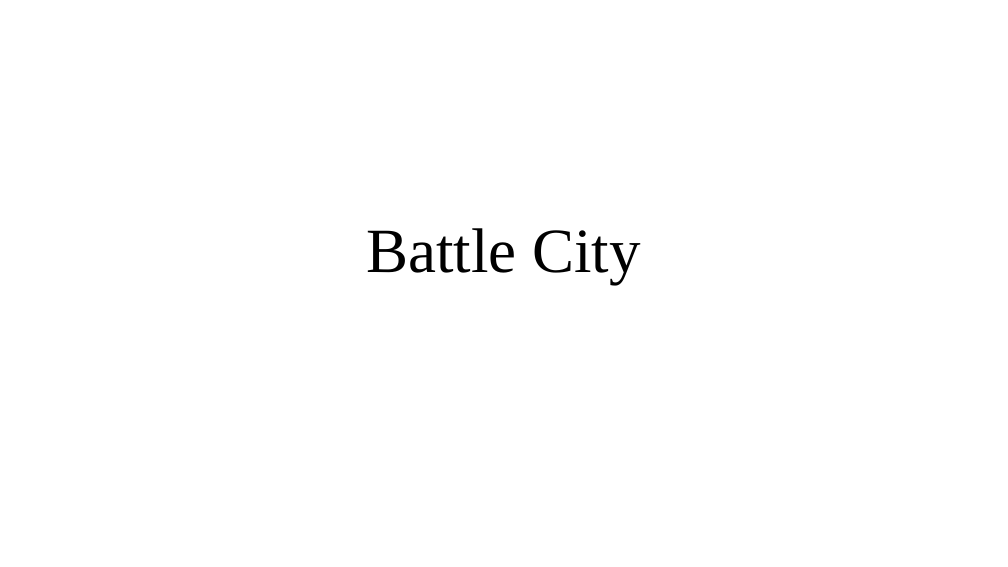
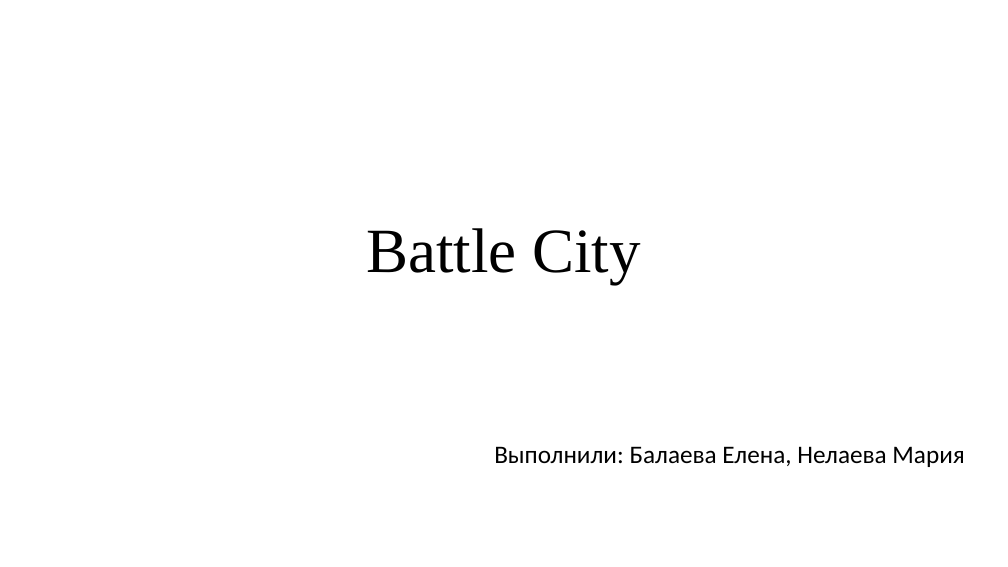
Before and after one commit to humbleOstrich/Tanchiki, a slide deck: slide 1 of Battle City.pptx. Drawn at 1008x567 pixels with LibreOffice and Linux fonts; fonts in the diff are those of the drawing. Boxes give left, top, right and bottom in pixels: in the first picture for what was removed or moved away, otherwise in the second. Text is boxed around its words. In the diff, an @@ line names an element or a change of style, - is before the commit and + after.

```diff
--- a/Battle City.pptx
+++ b/Battle City.pptx
@@ subtitle added at (494,446,964,467), 24 pt, text #000000 @@
+Выполнили: Балаева Елена, Нелаева Мария
```
Also in this commit, not shown: 2 other slides changed, 3 slides added.
